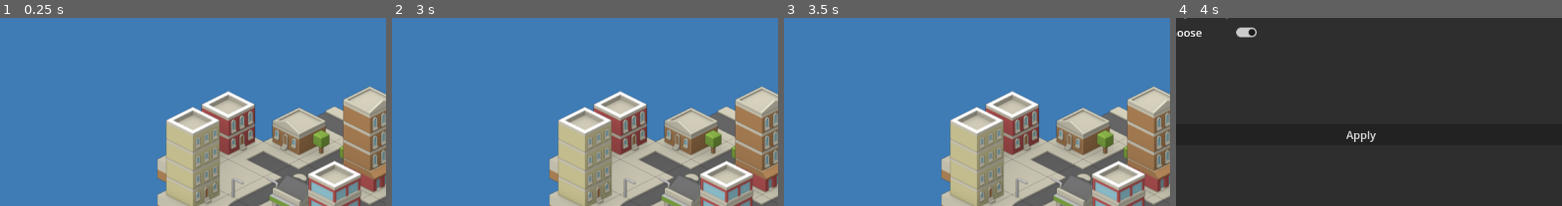
Above: before the commit, frames 1-4 (left to right).
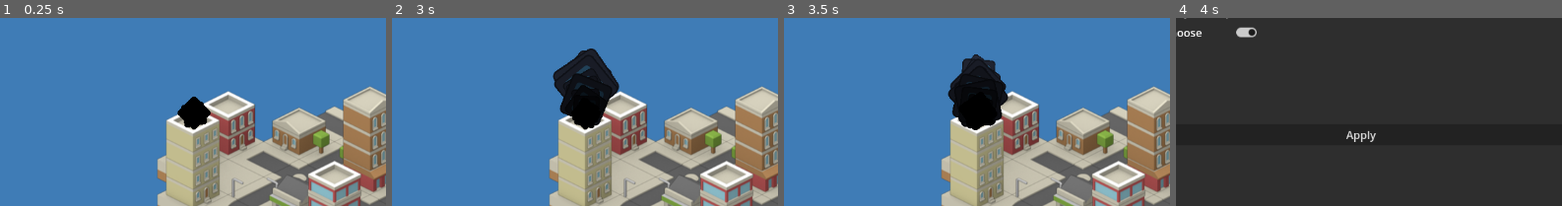
Above: after the commit, the same moments.

Repository: Open-Earth-Foundation/emissionary_game
Game: Godot game, scene res://scenes/game.tscn
The game is run twice, just before and just after one commit, with the same random seed, the same clock (stepped at 60 frames per second) and the same inputs. The engine's default icon, where the game draws it, is replaced by a stand-in: a white triangle on a blue panel in a dark square.
Inputs:
- Up to frame 1 (0.25 s): no input
- Up to frame 2 (3 s): click "Next Year" at 0.5 s; click "Next Year" at 1.25 s; click "Choose" at 2 s; click "Apply" at 2.75 s
- Up to frame 3 (3.5 s): no input
- Up to frame 4 (4 s): click "Next Year" at 3.5 s
The pictures show only the part of the screen within x 3-52%, y 14-64%; the shares and areas given below are measured in that part.

The runs differ from the first frame. In frame 1, 1.0% of the frame differs, in the area x 45-55%, y 41-60%; in frame 2, 4.8%, in the area x 41-59%, y 16-60%; in frame 3, 4.4%; in frame 4, nothing differs.

Commit message:
Add smoke particles to game

Diff:
--- a/scenes/game.tscn
+++ b/scenes/game.tscn
@@ -1,8 +1,32 @@
-[gd_scene load_steps=4 format=3 uid="uid://ch2ujipmh7p8u"]
+[gd_scene load_steps=10 format=3 uid="uid://ch2ujipmh7p8u"]
 
 [ext_resource type="Script" path="res://scripts/game.gd" id="1_ned3q"]
+[ext_resource type="Texture2D" uid="uid://b8cpjc64wjvyn" path="res://icon.svg" id="1_utdav"]
 [ext_resource type="Texture2D" uid="uid://dcfoj5i0jgh80" path="res://sprites/city.png" id="2_fvheh"]
 [ext_resource type="PackedScene" uid="uid://b8yqqxef38ox0" path="res://decision_making.tscn" id="3_s4f7i"]
+
+[sub_resource type="Gradient" id="Gradient_7x8ul"]
+offsets = PackedFloat32Array(0.29918, 1)
+
+[sub_resource type="GradientTexture1D" id="GradientTexture1D_prsbu"]
+gradient = SubResource("Gradient_7x8ul")
+
+[sub_resource type="Curve" id="Curve_04d8s"]
+_data = [Vector2(0, 0.391239), 0.0, 0.0, 0, 0, Vector2(0.805147, 1), 0.0, 0.0, 0, 0, Vector2(1, 0.391239), 0.0, 0.0, 0, 0]
+point_count = 3
+
+[sub_resource type="CurveTexture" id="CurveTexture_11mj2"]
+curve = SubResource("Curve_04d8s")
+
+[sub_resource type="ParticleProcessMaterial" id="ParticleProcessMaterial_85hww"]
+particle_flag_disable_z = true
+angle_max = 360.0
+gravity = Vector3(0, -150, 0)
+scale_min = 0.4
+scale_max = 0.6
+scale_curve = SubResource("CurveTexture_11mj2")
+color = Color(0.721569, 0.721569, 0.721569, 1)
+color_ramp = SubResource("GradientTexture1D_prsbu")
 
 [node name="Game" type="Node2D"]
 script = ExtResource("1_ned3q")
@@ -52,4 +76,10 @@
 [node name="DecisionMaking" parent="." instance=ExtResource("3_s4f7i")]
 visible = false
 
+[node name="GPUParticles2D" type="GPUParticles2D" parent="."]
+position = Vector2(313, 224)
+amount = 16
+process_material = SubResource("ParticleProcessMaterial_85hww")
+texture = ExtResource("1_utdav")
+
 [connection signal="pressed" from="CanvasLayer/MarginContainer/NextYearButton" to="." method="_on_next_year_button_pressed"]
